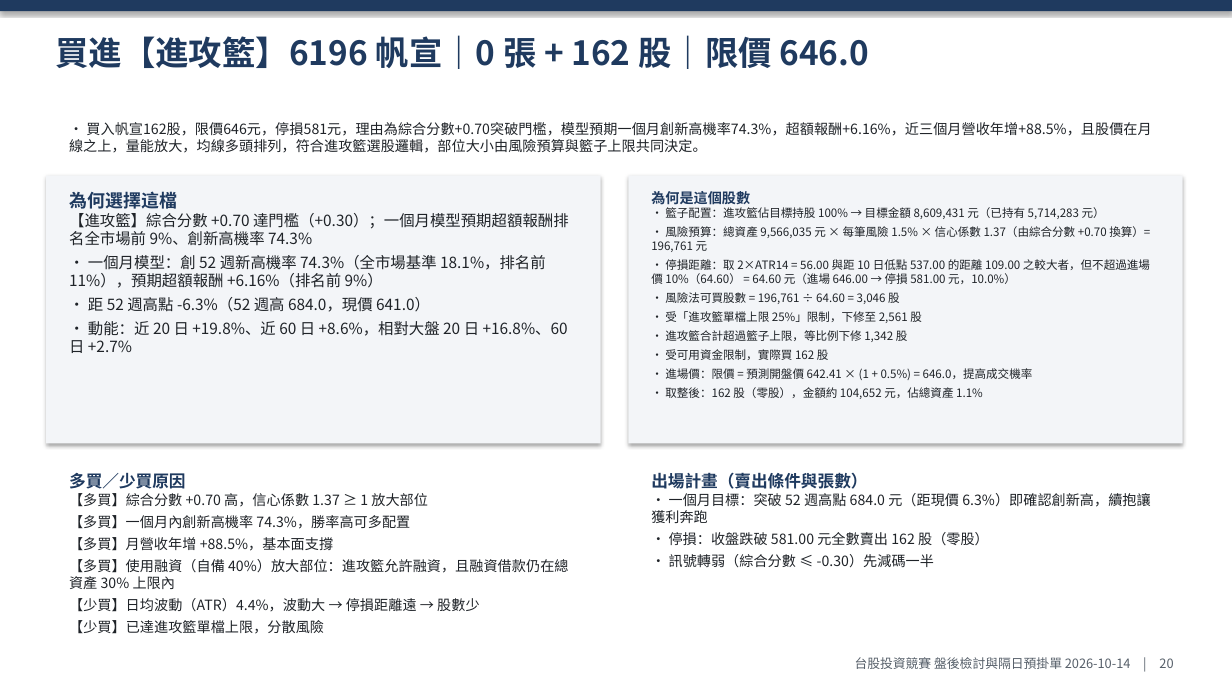
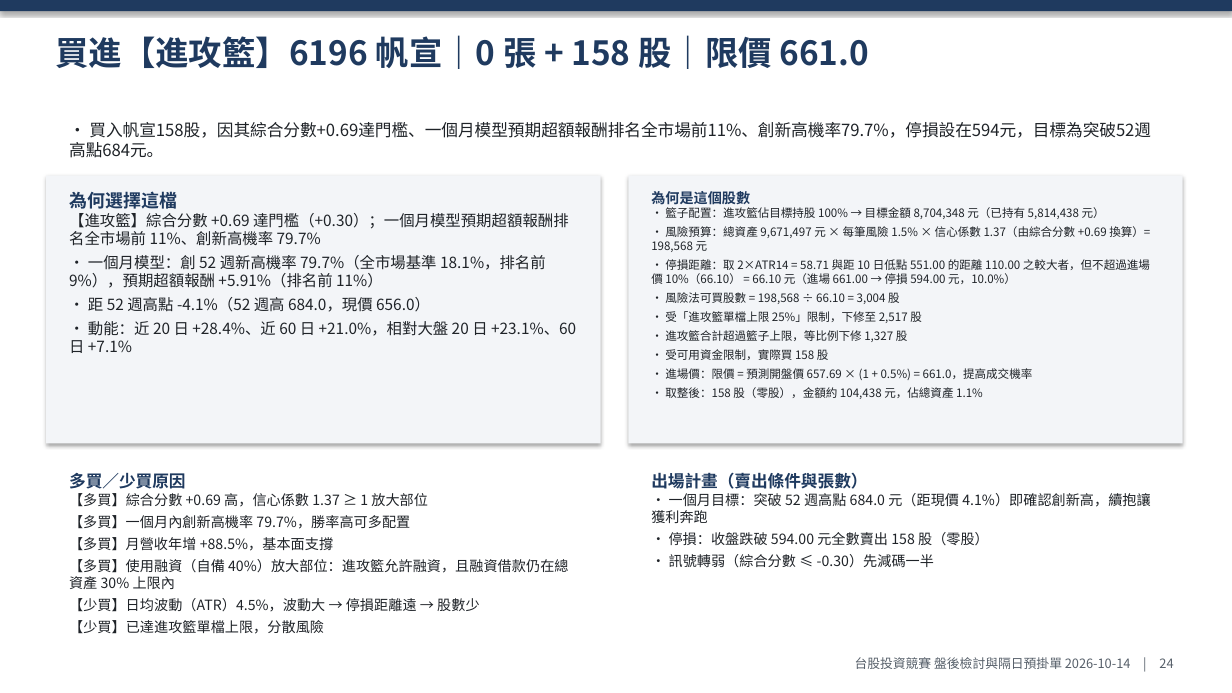
Before and after one commit to ZHANGFU-XIANG/xq, a slide deck: slide 24 of reports/2026-10/2026-10-14_盤後檢討與隔日預掛單.pptx (slide 20 before the commit). Drawn at 1232x693 pixels with LibreOffice and Linux fonts; fonts in the diff are those of the drawing. Boxes give left, top, right and bottom in pixels: in the first picture for what was removed or moved away, otherwise in the second. Text is boxed around its words. In the diff, an @@ line names an element or a change of style, - is before the commit and + after.

```diff
--- a/reports/2026-10/2026-10-14_盤後檢討與隔日預掛單.pptx
+++ b/reports/2026-10/2026-10-14_盤後檢討與隔日預掛單.pptx
@@ text at <box>55,35,870,69</box>: text changed @@
-買進【進攻籃】6196 帆宣｜0 張 + 162 股｜限價 646.0
+買進【進攻籃】6196 帆宣｜0 張 + 158 股｜限價 661.0
@@ text at <box>89,122,1151,506</box>: text changed; size 11 to 13 pt @@
-• 買入帆宣162股，限價646元，停損581元，理由為綜合分數+0.70突破門檻，模型預期一個月創新高機率74.3%，超額報酬+6.16%，近三個月營收年增+88.5%，且股價在月線之上，量能放大，均線多頭排列，符合進攻籃選股邏輯，部位大小由風險預算與籃子上限共同決定。
+• 買入帆宣158股，因其綜合分數+0.69達門檻、一個月模型預期超額報酬排名全市場前11%、創新高機率79.7%，停損設在594元，目標為突破52週高點684元。
@@ text at <box>651,207,1150,399</box>: text changed @@
-• 籃子配置：進攻籃佔目標持股 100% → 目標金額 8,609,431 元（已持有 5,714,283 元）
-• 風險預算：總資產 9,566,035 元 × 每筆風險 1.5% × 信心係數 1.37（由綜合分數 +0.70 換算）= 196,761 元
-• 停損距離：取 2×ATR14 = 56.00 與距 10 日低點 537.00 的距離 109.00 之較大者，但不超過進場價 10%（64.60） = 64.60 元（進場 646.00 → 停損 581.00 元，10.0%）
-• 風險法可買股數 = 196,761 ÷ 64.60 = 3,046 股
-• 受「進攻籃單檔上限 25%」限制，下修至 2,561 股
-• 進攻籃合計超過籃子上限，等比例下修 1,342 股
-• 受可用資金限制，實際買 162 股
-• 進場價：限價 = 預測開盤價 642.41 × (1 + 0.5%) = 646.0，提高成交機率
-• 取整後：162 股（零股），金額約 104,652 元，佔總資產 1.1%
+• 籃子配置：進攻籃佔目標持股 100% → 目標金額 8,704,348 元（已持有 5,814,438 元）
+• 風險預算：總資產 9,671,497 元 × 每筆風險 1.5% × 信心係數 1.37（由綜合分數 +0.69 換算）= 198,568 元
+• 停損距離：取 2×ATR14 = 58.71 與距 10 日低點 551.00 的距離 110.00 之較大者，但不超過進場價 10%（66.10） = 66.10 元（進場 661.00 → 停損 594.00 元，10.0%）
+• 風險法可買股數 = 198,568 ÷ 66.10 = 3,004 股
+• 受「進攻籃單檔上限 25%」限制，下修至 2,517 股
+• 進攻籃合計超過籃子上限，等比例下修 1,327 股
+• 受可用資金限制，實際買 158 股
+• 進場價：限價 = 預測開盤價 657.69 × (1 + 0.5%) = 661.0，提高成交機率
+• 取整後：158 股（零股），金額約 104,438 元，佔總資產 1.1%
@@ text at <box>69,213,576,353</box>: text changed @@
-【進攻籃】綜合分數 +0.70 達門檻（+0.30）；一個月模型預期超額報酬排名全市場前 9%、創新高機率 74.3%
-• 一個月模型：創 52 週新高機率 74.3%（全市場基準 18.1%，排名前 11%），預期超額報酬 +6.16%（排名前 9%）
-• 距 52 週高點 -6.3%（52 週高 684.0，現價 641.0）
-• 動能：近 20 日 +19.8%、近 60 日 +8.6%，相對大盤 20 日 +16.8%、60 日 +2.7%
+【進攻籃】綜合分數 +0.69 達門檻（+0.30）；一個月模型預期超額報酬排名全市場前 11%、創新高機率 79.7%
+• 一個月模型：創 52 週新高機率 79.7%（全市場基準 18.1%，排名前 9%），預期超額報酬 +5.91%（排名前 11%）
+• 距 52 週高點 -4.1%（52 週高 684.0，現價 656.0）
+• 動能：近 20 日 +28.4%、近 60 日 +21.0%，相對大盤 20 日 +23.1%、60 日 +7.1%
@@ text at <box>69,493,428,529</box>: text changed @@
-【多買】綜合分數 +0.70 高，信心係數 1.37 ≥ 1 放大部位
-【多買】一個月內創新高機率 74.3%，勝率高可多配置
+【多買】綜合分數 +0.69 高，信心係數 1.37 ≥ 1 放大部位
+【多買】一個月內創新高機率 79.7%，勝率高可多配置
@@ text at <box>651,493,1150,545</box>: text changed @@
-• 一個月目標：突破 52 週高點 684.0 元（距現價 6.3%）即確認創新高，續抱讓獲利奔跑
-• 停損：收盤跌破 581.00 元全數賣出 162 股（零股）
+• 一個月目標：突破 52 週高點 684.0 元（距現價 4.1%）即確認創新高，續抱讓獲利奔跑
+• 停損：收盤跌破 594.00 元全數賣出 158 股（零股）
@@ text at <box>69,598,479,612</box>: text changed @@
-【少買】日均波動（ATR）4.4%，波動大 → 停損距離遠 → 股數少
+【少買】日均波動（ATR）4.5%，波動大 → 停損距離遠 → 股數少
@@ text at <box>855,657,1173,669</box>: text changed @@
-台股投資競賽 盤後檢討與隔日預掛單 2026-10-14 | 20
+台股投資競賽 盤後檢討與隔日預掛單 2026-10-14 | 24
```
Also in this commit, not shown: 22 other slides changed, 4 slides added, 13 other files.
